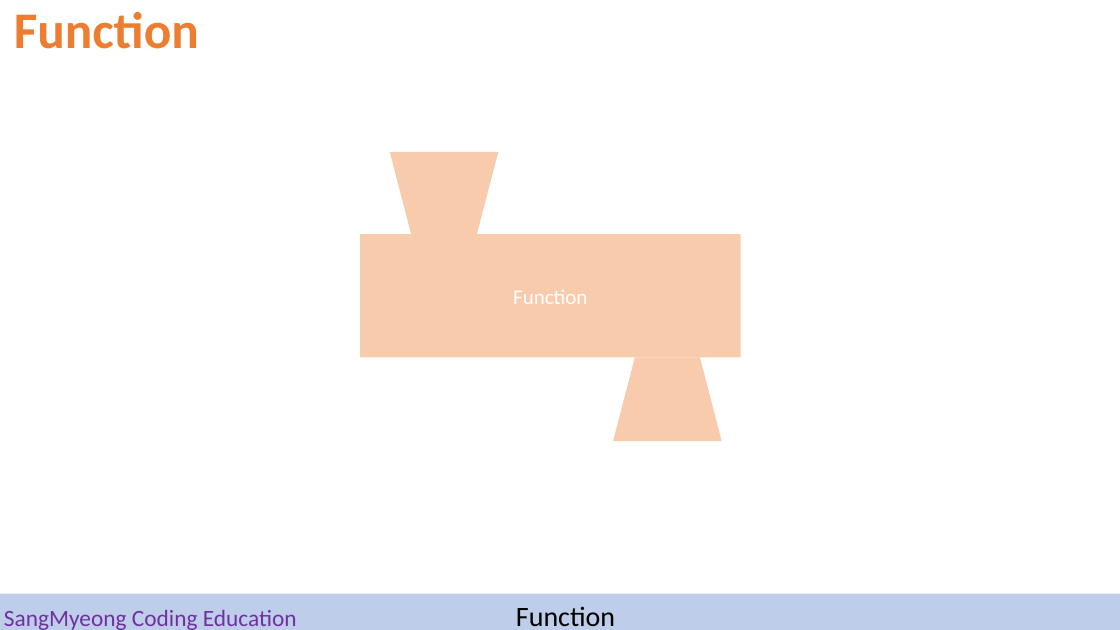
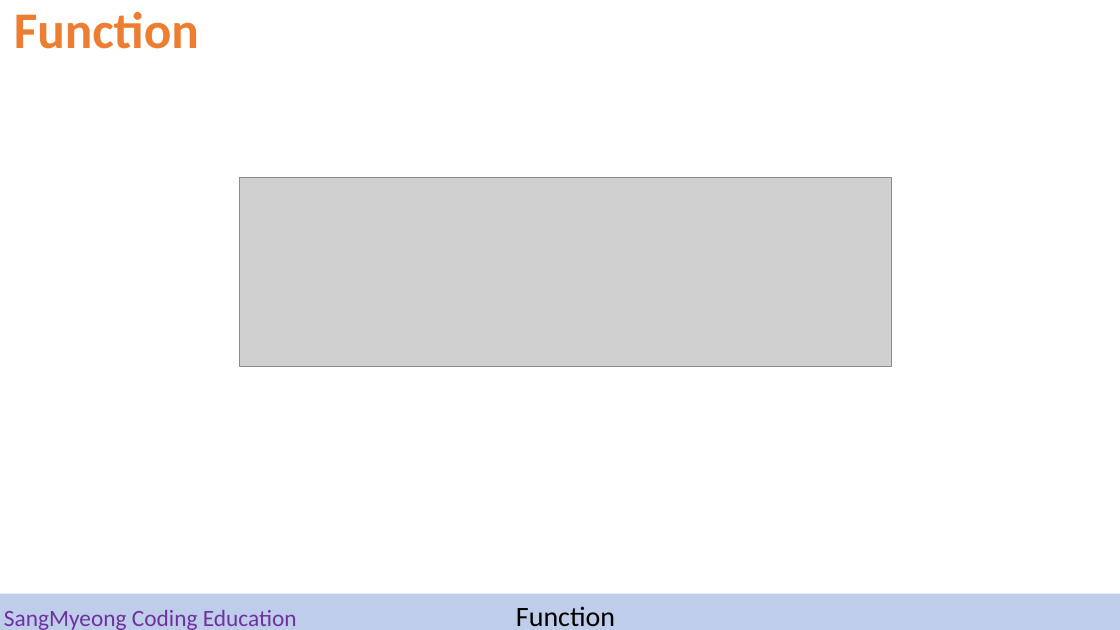
Before and after one commit to hhhhhhhhhhhhhhhhho/CE_basic_programming_course, a slide deck: slide 9 of 04.function/SMCE_ppt_04.pptx (slide 3 before the commit). Drawn at 1120x630 pixels with LibreOffice and Linux fonts; fonts in the diff are those of the drawing; grey boxes stand for pictures. Boxes give left, top, right and bottom in pixels: in the first picture for what was removed or moved away, otherwise in the second. Text is boxed around its words. In the diff, an @@ line names an element or a change of style, - is before the commit and + after.

```diff
--- a/04.function/SMCE_ppt_04.pptx
+++ b/04.function/SMCE_ppt_04.pptx
@@ picture added at (239,177,891,366) @@
@@ flow chart manual operation removed at (390,152,498,236) @@
@@ rectangle removed at (360,234,741,358) @@
-Function
@@ flow chart manual operation removed at (613,357,722,441) @@
```
Also in this commit, not shown: 1 other slide changed, 2 slides added, 2 other files.
